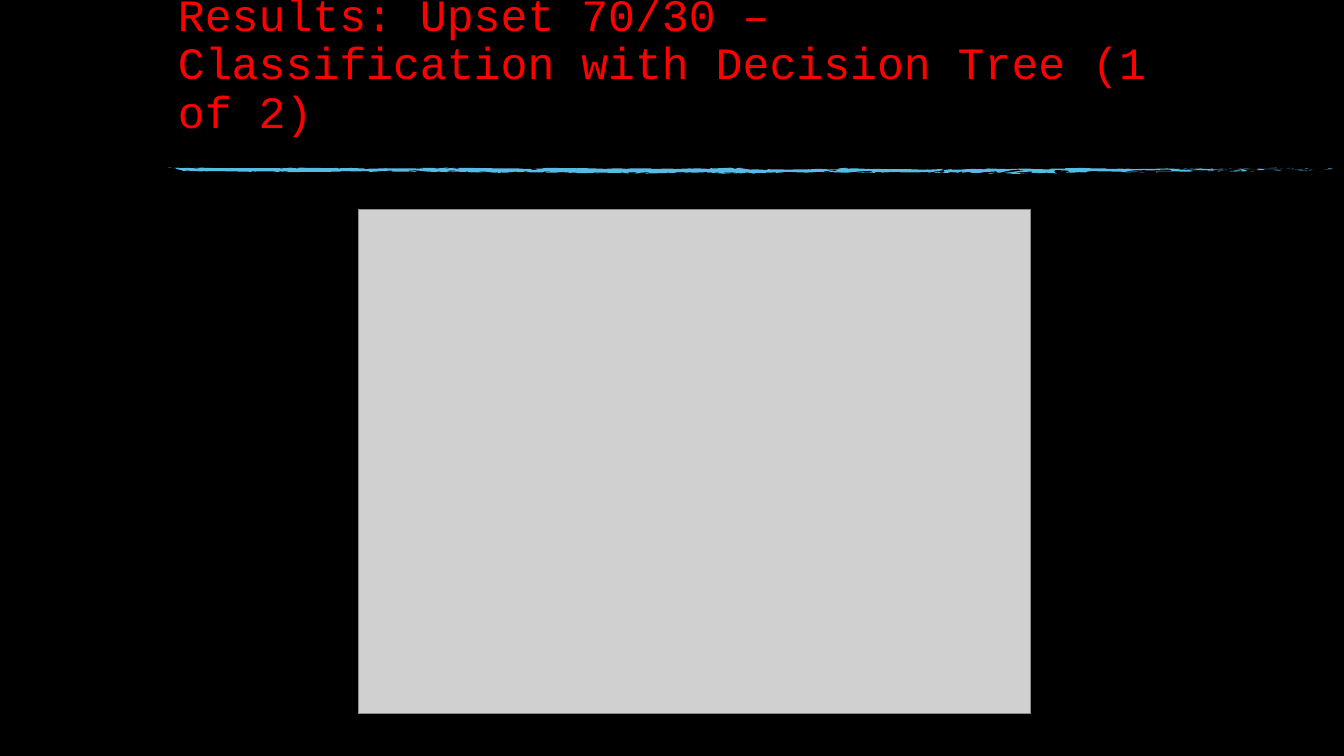
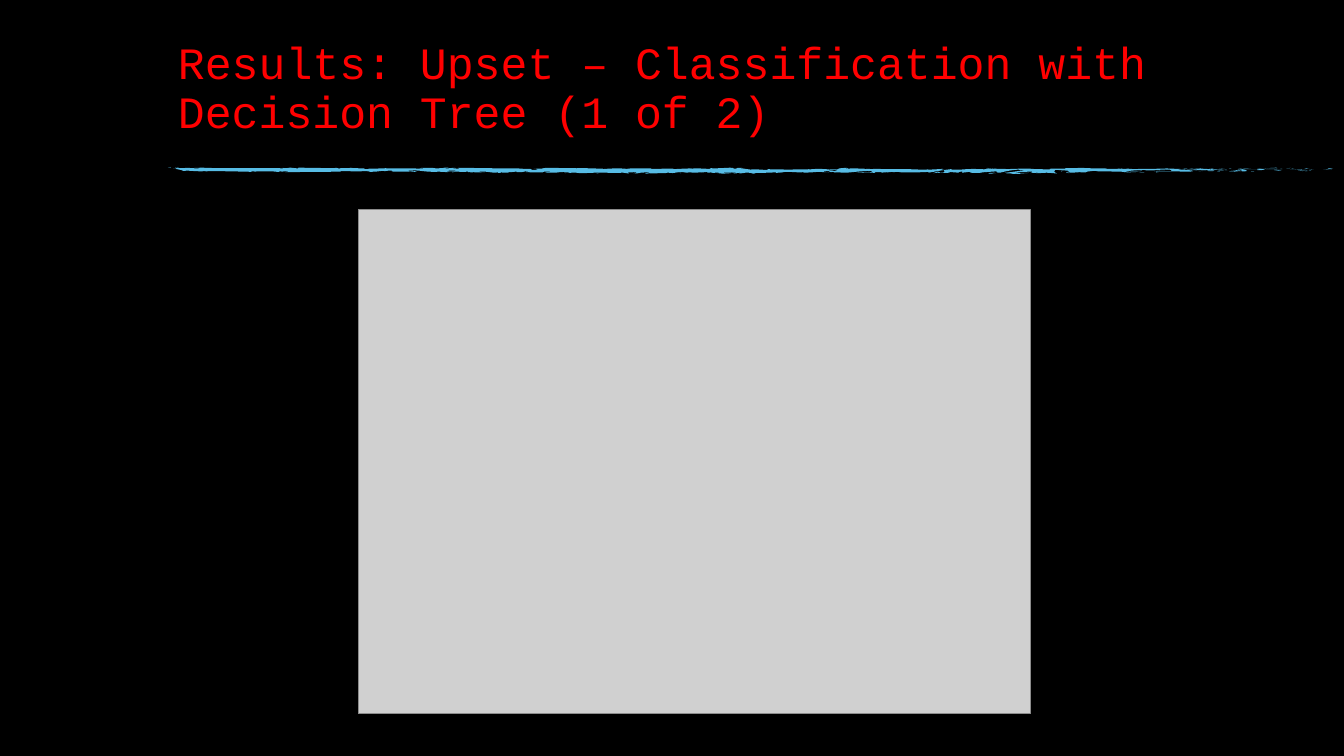
Before and after one commit to msnyde8/Graduate_Project-Upset_Potential, a slide deck: slide 20 of Upset Potential in the NFL.pptx (slide 25 before the commit). Drawn at 1344x756 pixels with LibreOffice and Linux fonts; fonts in the diff are those of the drawing; grey boxes stand for pictures; background and template pictures are left out. Boxes give left, top, right and bottom in pixels: in the first picture for what was removed or moved away, otherwise in the second. Text is boxed around its words. In the diff, an @@ line names an element or a change of style, - is before the commit and + after.

Commit message:
Updates at work to paper with new upset classification data and slides to match

```diff
--- a/Upset Potential in the NFL.pptx
+++ b/Upset Potential in the NFL.pptx
@@ title at (178, 47, 1146, 138): text changed @@
-Results: Upset 70/30 – Classification with Decision Tree (1 of 2)
+Results: Upset – Classification with Decision Tree (1 of 2)
```
Also in this commit, not shown: 11 other slides changed, 1 slide added, 6 slides removed, 1 other file.
